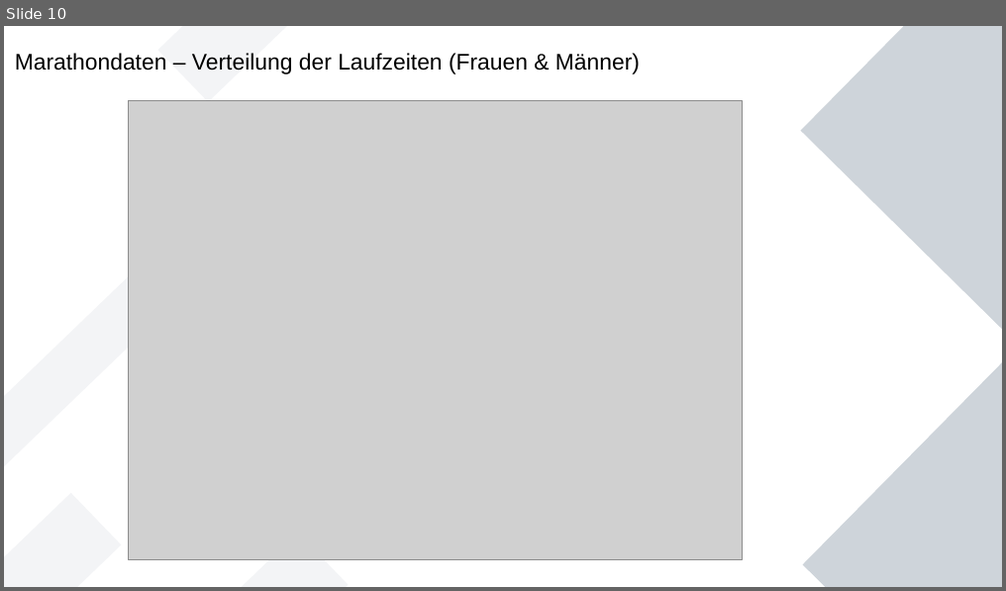
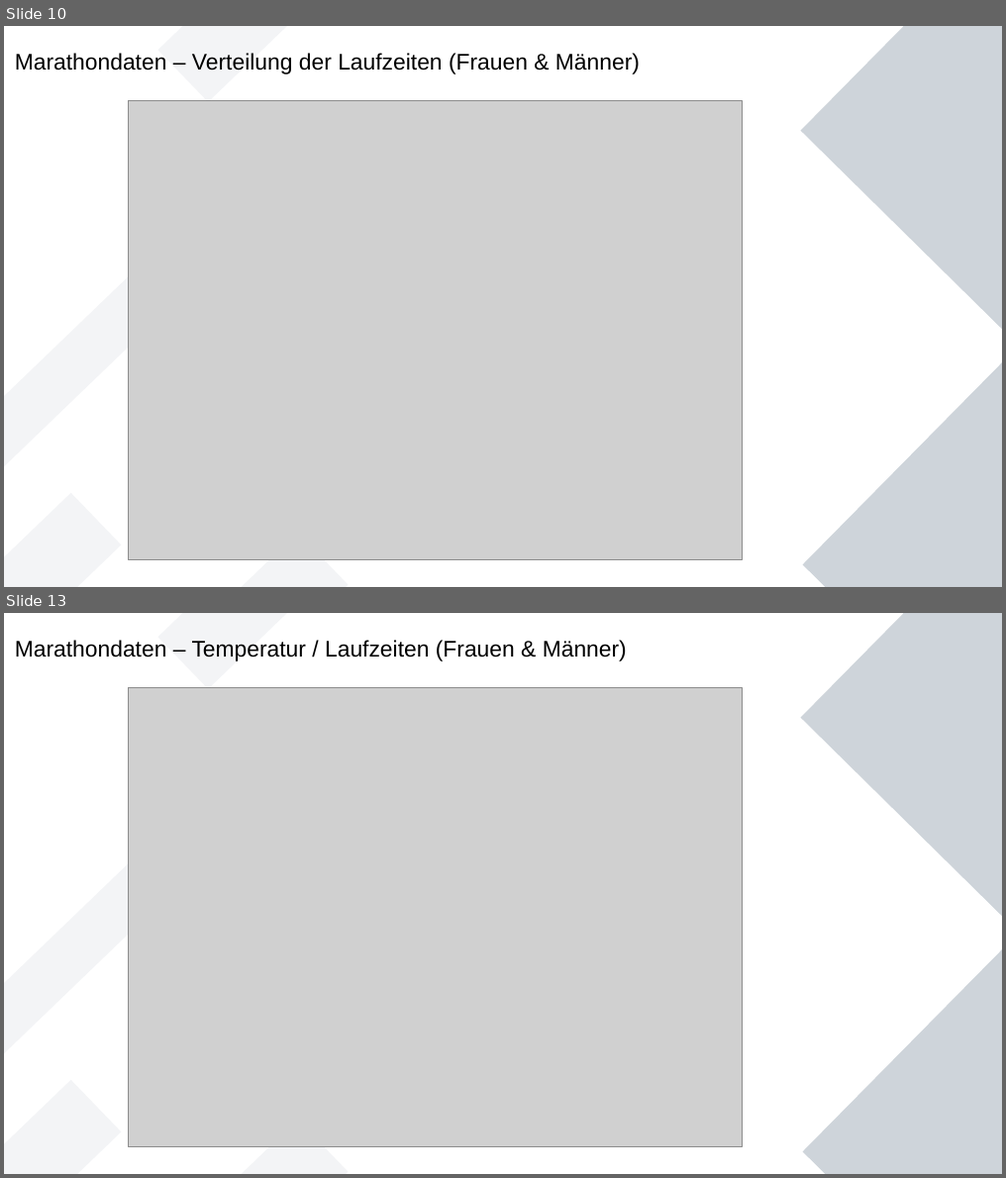
Before and after one commit to Wade-Sys/wma, a slide deck: analyse/Erste_Analysen.odp. Shown one above the other, each under a label of ours: slide 10 before the commit, slides 10 and 13 after it; the slides between them are not shown. The pictures are 1006x591 and 1006x1178 pixels, drawn with LibreOffice and Linux fonts; fonts in the diff are those of the drawing; grey boxes stand for pictures. Boxes give left, top, right and bottom in pixels: in the first picture for what was removed or moved away, otherwise in the second. Text is boxed around its words. In the diff, an @@ line names an element or a change of style, - is before the commit and + after.

```diff
--- a/analyse/Erste_Analysen.odp
+++ b/analyse/Erste_Analysen.odp
@@ slide 13 added at (4,613,1002,1174), background #FFFFFF; not listed: 6 template elements that a slide beside it also shows @@
@@ title added at (15,640,627,662), 18 pt, text #000000 @@
+Marathondaten – Temperatur / Laufzeiten (Frauen & Männer)
@@ picture added at (129,688,742,1149) @@
```
Also in this commit, not shown: 2 slides changed, 9 other slides added, 12 other files.
